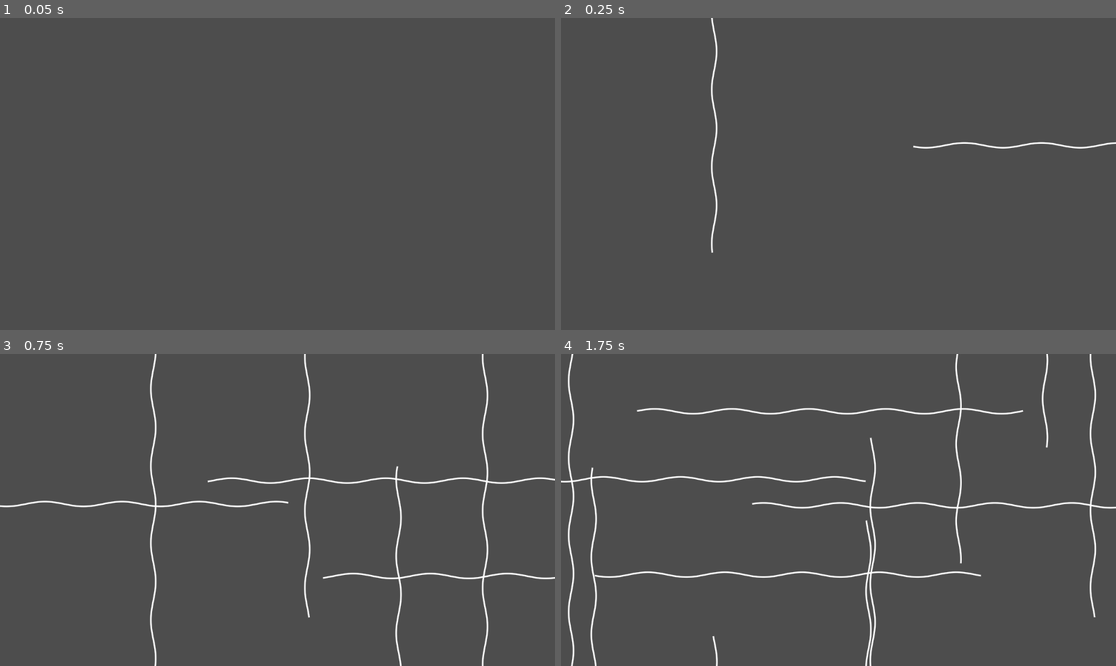
Above: before the commit, frames 1-4 (two rows, left to right).
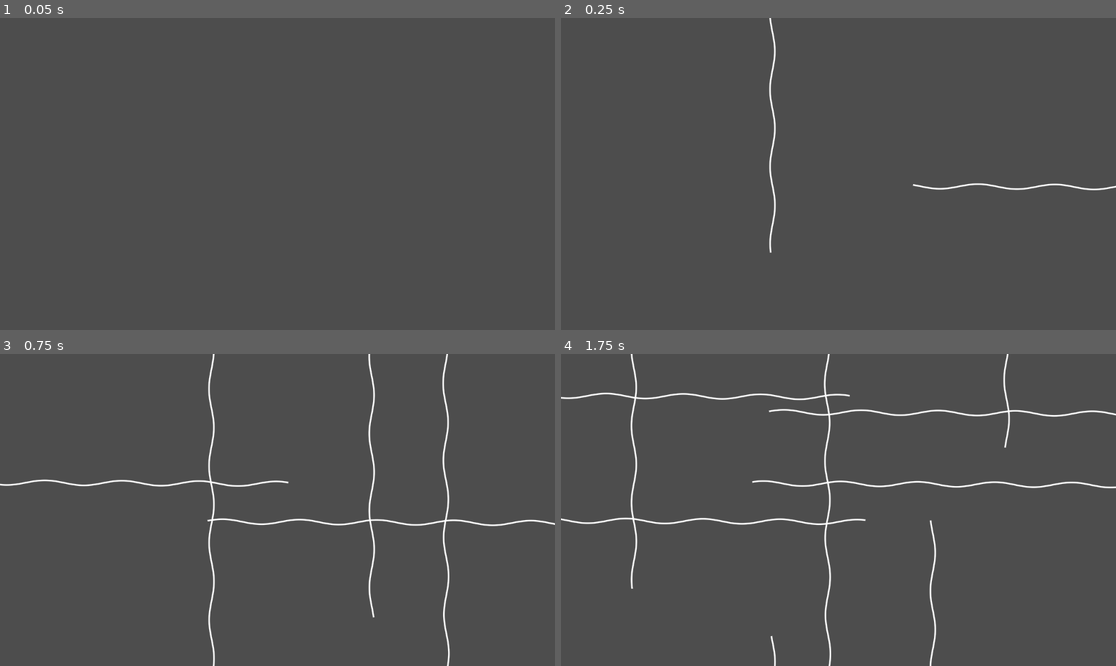
Above: after the commit, the same moments.

Repository: mooseburger/the-organizer
Game: Godot game, scene res://main.tscn
Two runs of this game, one before a commit and one after it. Both use one fixed random seed, a clock stepped at 60 frames per second and the inputs below. The project has no main scene, so this scene is started directly.
Inputs:
- Up to frame 1 (0.05 s): no input
- Up to frame 2 (0.25 s): no input
- Up to frame 3 (0.75 s): no input
- Up to frame 4 (1.75 s): no input

Frame 1 is identical in both runs. In frame 2, 1.1% of the frame differs, in the area x 27-100%, y 0-76%; in frame 3, 4.3%; in frame 4, 6.2%, in the area x 0-100%, y 0-100%.

Commit message:
Prevent squiggles from spawning too close to edges

Diff:
--- a/start_screen.gd
+++ b/start_screen.gd
@@ -3,11 +3,14 @@
 @export var squiggle_scene: PackedScene
 
 var current_edge: int = 0
+# Arc-length-based ratios, inset ~100px from each corner of SquigglePath.
+# Corners sit at ≈ 0.32 / 0.50 / 0.82 / 1.00 because top/bottom are ~1154px and
+# left/right are ~650px — even quarters would straddle them.
 var edge_ranges: Array[Vector2] = [
-	Vector2(0, 0.25),
-	Vector2(0.26, 0.5),
-	Vector2(0.51, 0.75),
-	Vector2(0.76, 1)
+	Vector2(0.03, 0.29),  # top
+	Vector2(0.35, 0.47),  # right
+	Vector2(0.53, 0.79),  # bottom
+	Vector2(0.85, 0.97),  # left
 ]
 
 var active_squiggle_ratios: Array[float] = []
@@ -44,13 +47,14 @@
 
 	# Set the mob's position to the random location.
 	squiggle.position = squiggle_spawn_location.position
-	squiggle.set_edge(get_edge_from_position(squiggle_spawn_location.position))
+	#squiggle.set_edge(get_edge_from_position(squiggle_spawn_location.position))
 
 	# Set the mob's direction perpendicular to the path direction.
 	var direction = squiggle_spawn_location.rotation + PI / 2
 
 	# Choose the velocity for the mob.
 	var velocity = Vector2(600, 0.0)
+	squiggle.rotate(direction)
 	squiggle.linear_velocity = velocity.rotated(direction)
 
 	# Spawn the mob by adding it to the Main scene.
